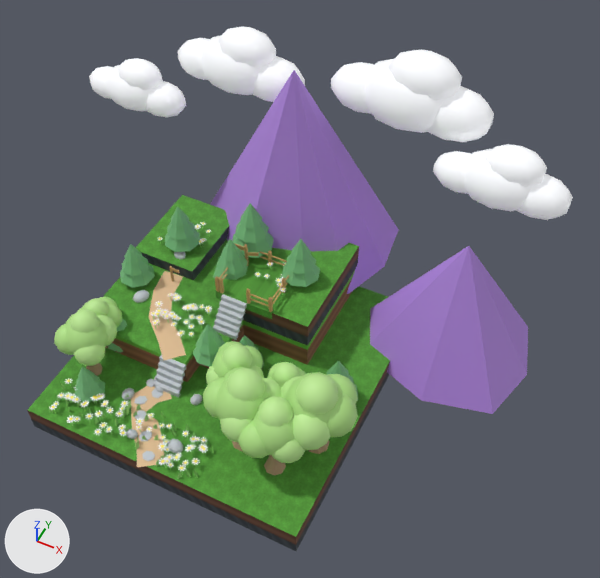
Renders of the glTF model Assets/Models_Exported/map_25d.glb from each side of a commit.
Both versions are drawn from a 50 mm camera at (18.0, -11.7, 28.0) aimed at (8.0, 8.3, 2.9). The lights are fixed; the arrows at lower left show +X, +Y and +Z. The picture after the commit comes second. Where no turn or scale is listed for an object, it has been applied to the vertices.
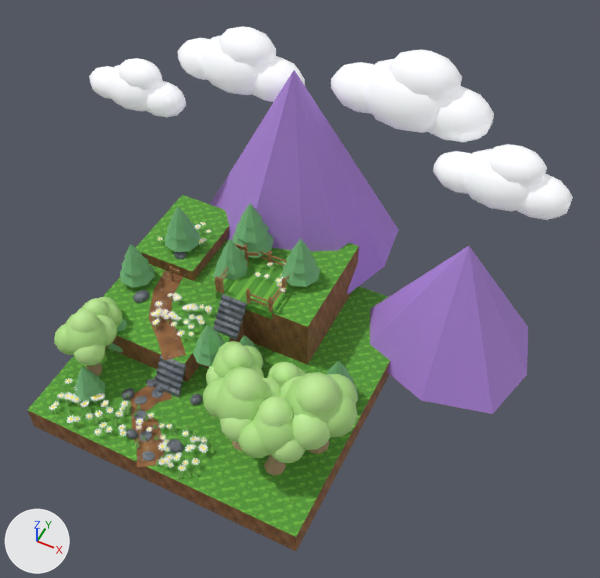
What changed in the scene script:
```text
Add img_tex_dirt_seamless:
    img_tex_dirt_seamless = load_image('tex_dirt_seamless', '_unpacked/tex_dirt_seamless', 512, 512, 'sRGB')
Add img_tex_rock_seamless:
    img_tex_rock_seamless = load_image('tex_rock_seamless', '_unpacked/tex_rock_seamless', 512, 512, 'sRGB')
Change mat_mat_dirt_path:
    remove mat_mat_dirt_path.base_color = (0.76, 0.52, 0.3)  # beige #e2bf95
    add mat_mat_dirt_path.texture = img_tex_dirt_seamless
Change mat_mat_stone:
    remove mat_mat_stone.base_color = (0.54, 0.58, 0.62)  # light grey #c2c8ce
    add mat_mat_stone.texture = img_tex_rock_seamless
Change mat_mat_cliff_dirt:
    mat_mat_cliff_dirt.texture: img_tex_cliff_dirt -> img_tex_dirt_seamless
```

What differs and where, as boxes [x1, y1, x2, y2] in the pictures (600 x 578 px):
'SM_Terrain_Chunk', surface changed
    both: [27, 195, 390, 551]
'SM_Dirt_Path_Tier1', surface changed (beige to brown)
    both: [149, 271, 186, 361]
'SM_Dirt_Path_Main', surface changed (beige to brown)
    both: [131, 386, 172, 467]
'SM_Staircase_02', surface changed (light grey to grey)
    both: [213, 294, 247, 340]
'SM_Staircase_01', surface changed (light grey to grey)
    both: [154, 354, 186, 398]
'SM_Rock_Boulder_05', surface changed (light grey to grey)
    both: [167, 438, 183, 453]
'SM_Rock_Boulder_06', surface changed (light grey to grey)
    both: [133, 290, 149, 303]
'SM_Rock_Boulder_02', surface changed
    both: [122, 388, 135, 400]
'SM_Rock_Boulder_04', surface changed
    both: [190, 394, 202, 405]
'SM_Stepping_Stone_01', surface changed
    both: [142, 451, 155, 461]
'SM_Stepping_Stone_02', surface changed
    both: [139, 430, 152, 441]
'SM_Rock_Boulder_01', surface changed
    both: [126, 429, 138, 439]
'SM_Stepping_Stone_04', surface changed
    both: [134, 396, 147, 405]
'SM_Stepping_Stone_03', surface changed
    both: [135, 410, 146, 420]
'SM_Rock_Boulder_07', surface changed
    both: [174, 252, 186, 259]
'SM_Stepping_Stone_05', surface changed
    both: [152, 388, 163, 398]
'SM_Stepping_Stone_06', surface changed
    both: [146, 379, 155, 387]
'SM_Rock_Boulder_03', surface changed
    both: [156, 386, 164, 392]
